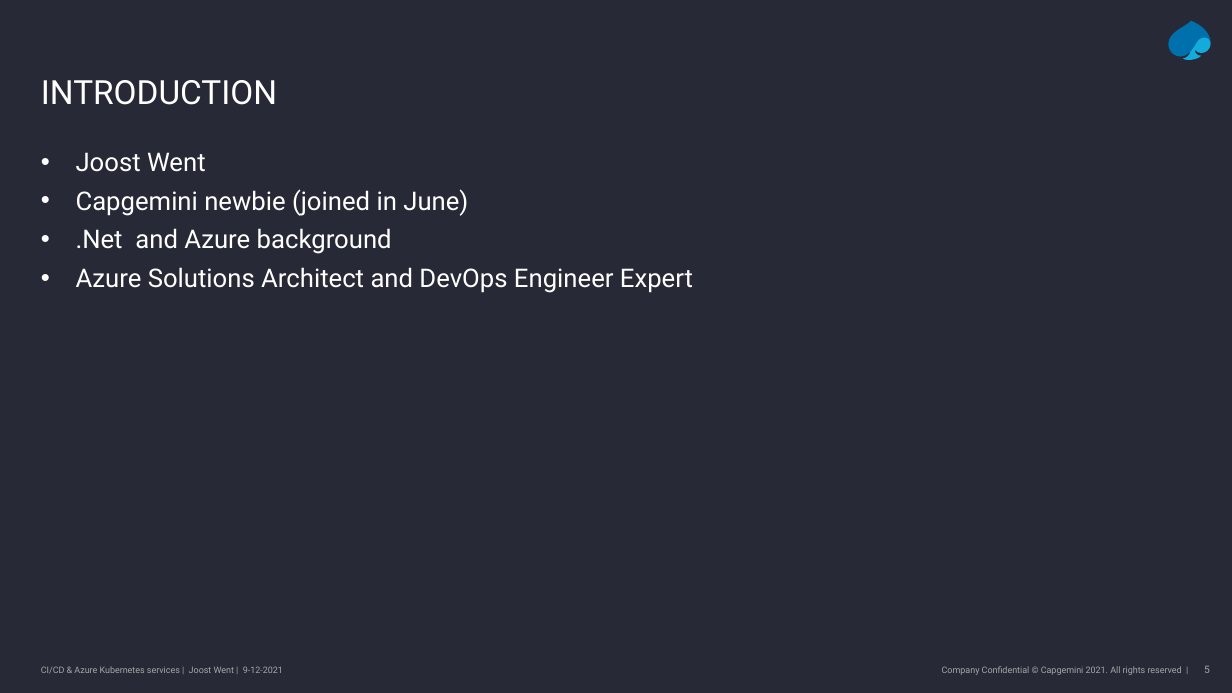
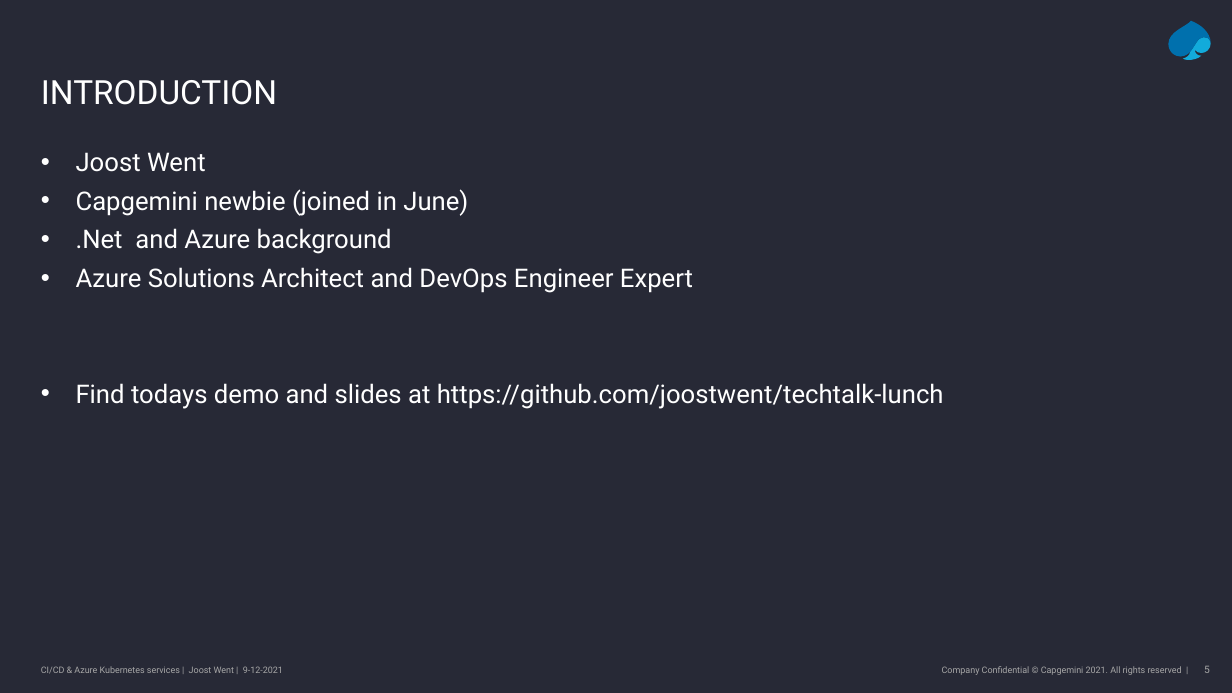
Before and after one commit to joostwent/techtalk-lunch, a slide deck: slide 5 of slides.pptx. Drawn at 1232x693 pixels with LibreOffice and Linux fonts; fonts in the diff are those of the drawing; background and template pictures are left out. Boxes give left, top, right and bottom in pixels: in the first picture for what was removed or moved away, otherwise in the second. Text is boxed around its words. In the diff, an @@ line names an element or a change of style, - is before the commit and + after.

```diff
--- a/slides.pptx
+++ b/slides.pptx
@@ text at bbox=[76, 383, 944, 409]: paragraph added @@
+• Find todays demo and slides at https://github.com/joostwent/techtalk-lunch
```
Also in this commit, not shown: 1 slide added, 2 slides removed, 2 other files.
